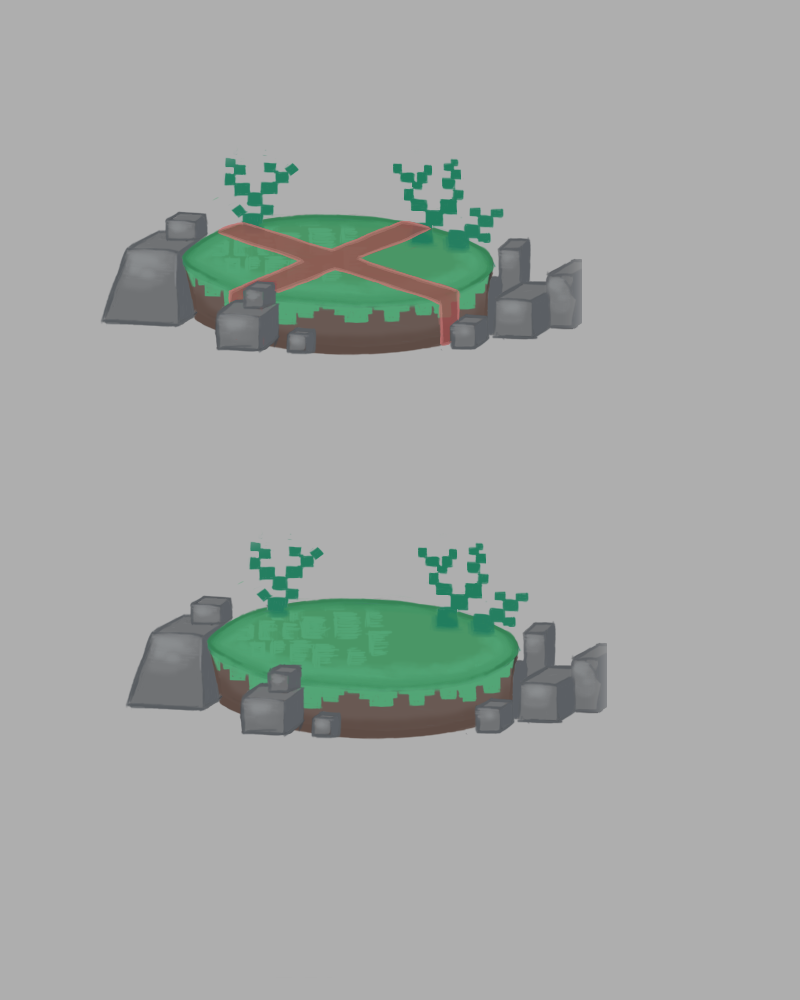
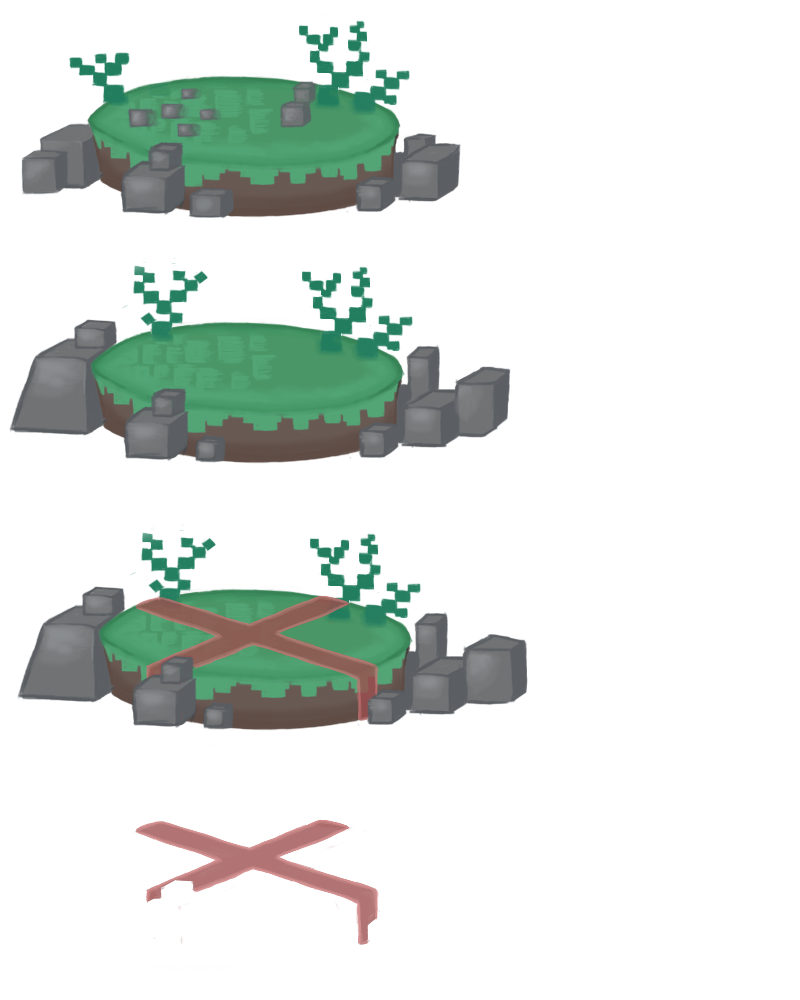
Before/after of a 800 x 1000 layered artwork. What changed in the layer stack:
renamed "Lager 9" to "Nod_2", moved it out of group "Nod kopiera 2", painted on it over [17, 9, 462, 500]
renamed "Lager 8" to "Nod_New_Copy", moved it out of group "Nod kopiera 2", painted on it over [9, 234, 511, 746]
added layer "Cross kopiera" above "Cross" over [132, 819, 384, 946]
added layer "Cross" (1st of 2) above "Nod_New" over [132, 595, 384, 722]
added layer "Nod_New" (1st of 2) above "New_Nodes kopiera" over [17, 520, 528, 971]
hid group "New_Nodes" (4 layers) over [15, 145, 787, 980]
hid "Bakgrund" over [0, 0, 800, 1000]
